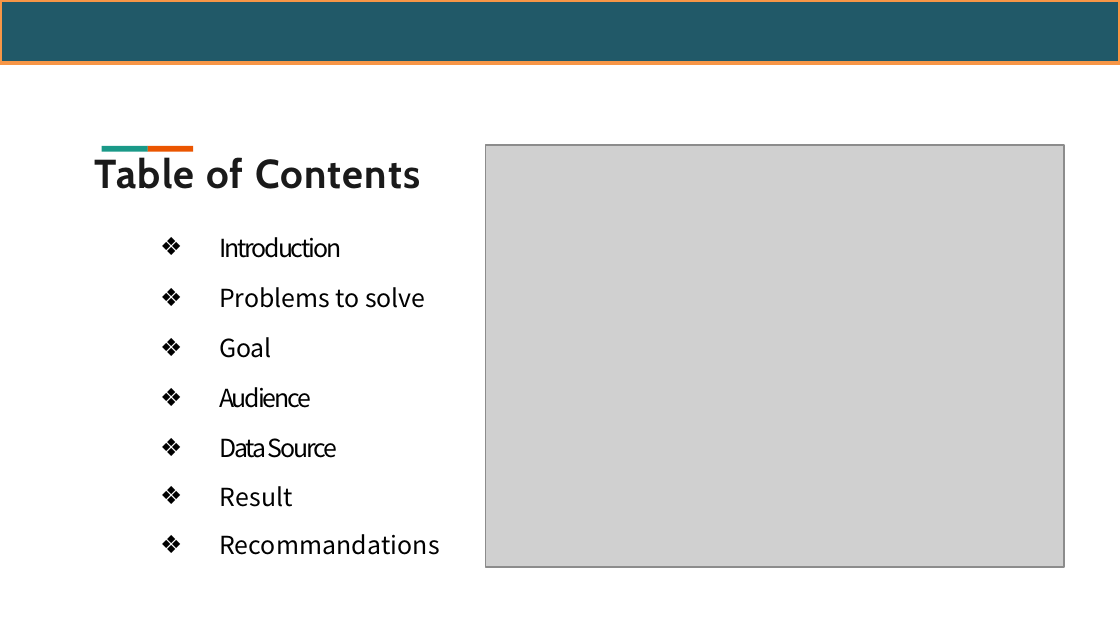
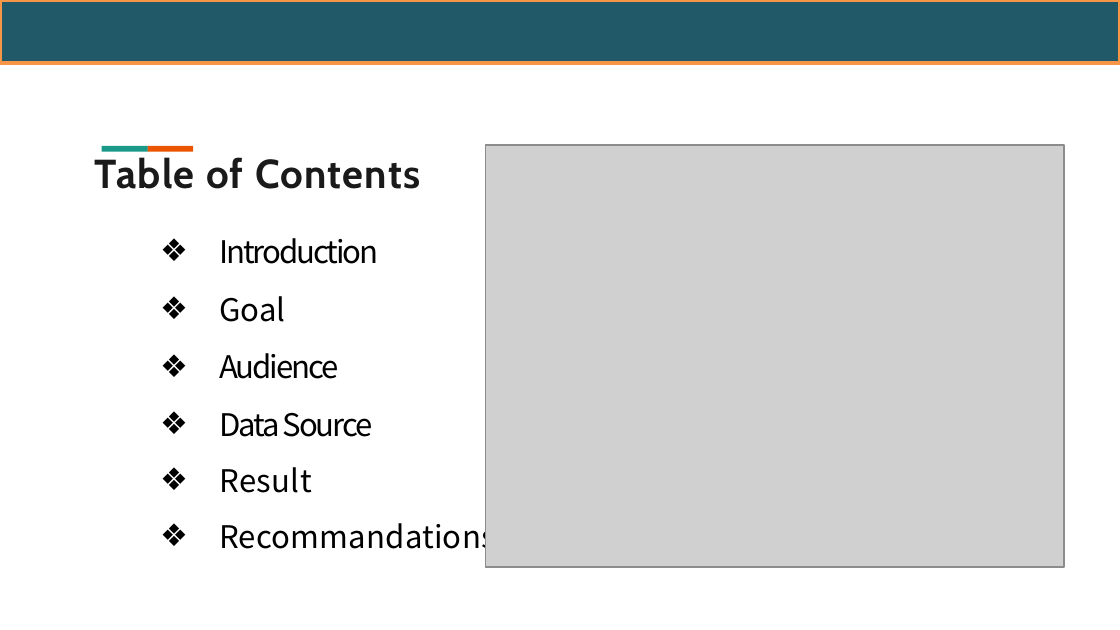
Before and after one commit to Thermoris1212/Ayiti-Analytics-Capstone-project, a slide deck: slide 3 of présentationCapstone.pptx. Drawn at 1120x630 pixels with LibreOffice and Linux fonts; fonts in the diff are those of the drawing; grey boxes stand for pictures; background and template pictures are left out. Boxes give left, top, right and bottom in pixels: in the first picture for what was removed or moved away, otherwise in the second. Text is boxed around its words. In the diff, an @@ line names an element or a change of style, - is before the commit and + after.

```diff
--- a/présentationCapstone.pptx
+++ b/présentationCapstone.pptx
@@ text "Introduction" at box(219, 238, 496, 556): size 16 to 20 pt @@
@@ text at box(219, 287, 425, 308): paragraph removed @@
-❖ Problems to solve
```
Also in this commit, not shown: 9 other slides changed, 8 slides added, 2 slides removed, 2 other files.
